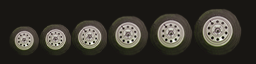
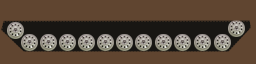
Layer changes from the first 256×64 image to the second:
added layer "Layer 18" above "Layer 16" over [0, 0, 256, 64]
added layer "Layer 16" above "000087730020" over [7, 20, 245, 51]
hid "000087730020" (2nd of 2) over [9, 8, 242, 56]
